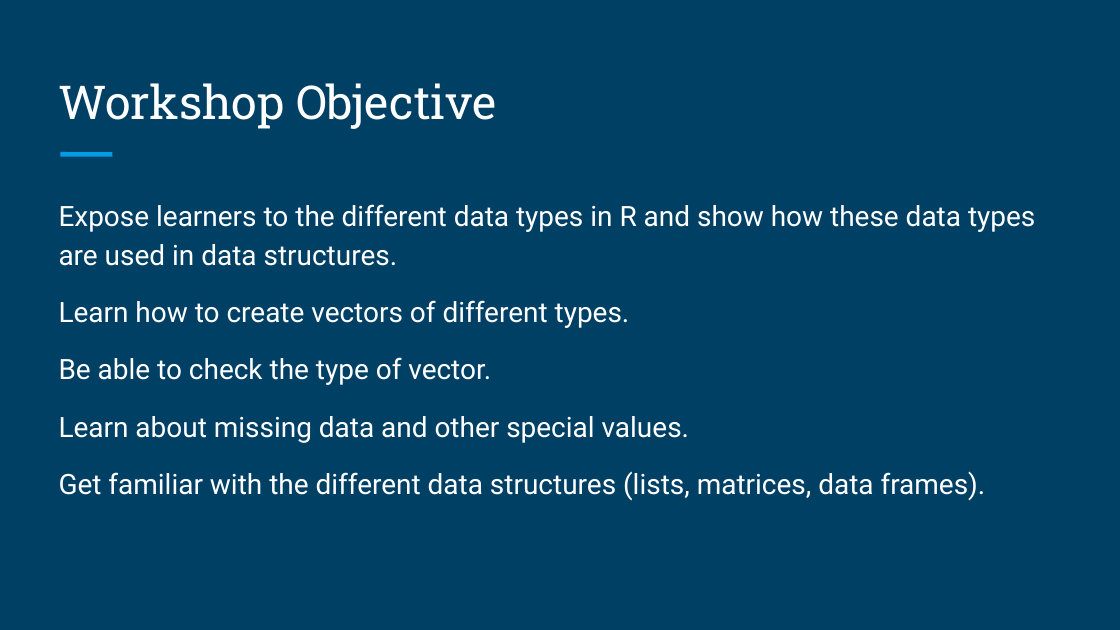
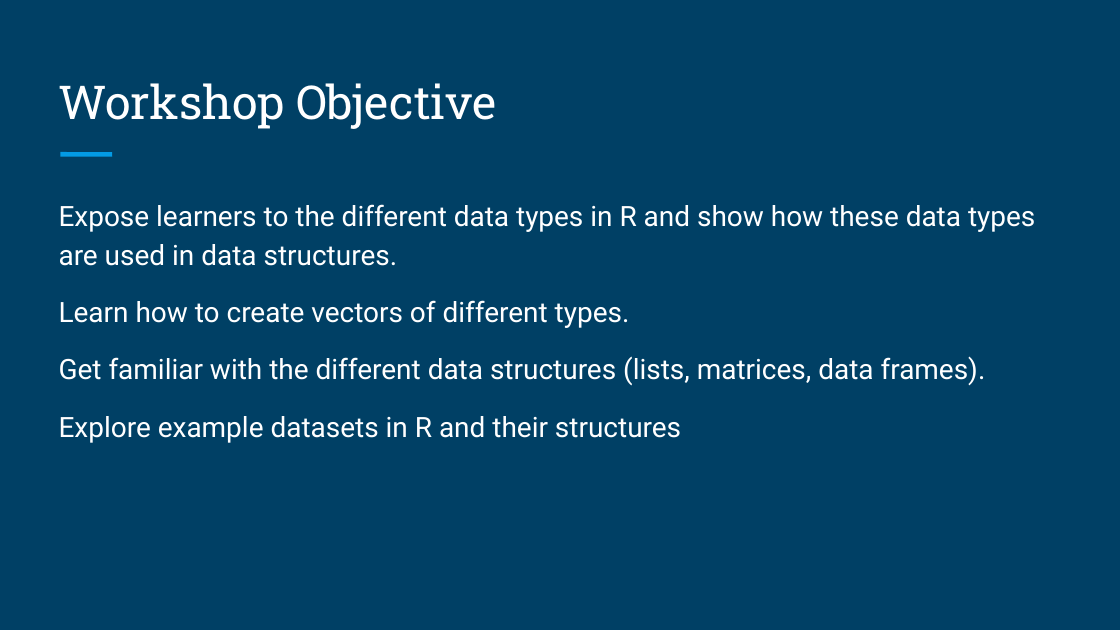
Before and after one commit to brandonyph/APB-Workshop-DataAnalyticsEssentials, a slide deck: slide 2 of Week2-Datatype-and-Data-Structure/Week 2-Datatype and Data Structure.pptx. Drawn at 1120x630 pixels with LibreOffice and Linux fonts; fonts in the diff are those of the drawing. Boxes give left, top, right and bottom in pixels: in the first picture for what was removed or moved away, otherwise in the second. Text is boxed around its words. In the diff, an @@ line names an element or a change of style, - is before the commit and + after.

```diff
--- a/Week2-Datatype-and-Data-Structure/Week 2-Datatype and Data Structure.pptx
+++ b/Week2-Datatype-and-Data-Structure/Week 2-Datatype and Data Structure.pptx
@@ text at (x1=59, y1=357, x2=689, y2=443): paragraphs removed @@
-Be able to check the type of vector.
-Learn about missing data and other special values.
@@ text at (x1=59, y1=416, x2=681, y2=443): paragraph added @@
+Explore example datasets in R and their structures
```
Also in this commit, not shown: 1 other slide changed.
